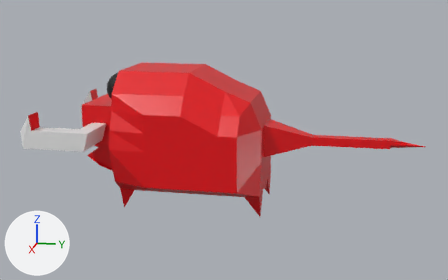
What one commit did to the Blender file Blender Assets/Characters/piggeh.blend.
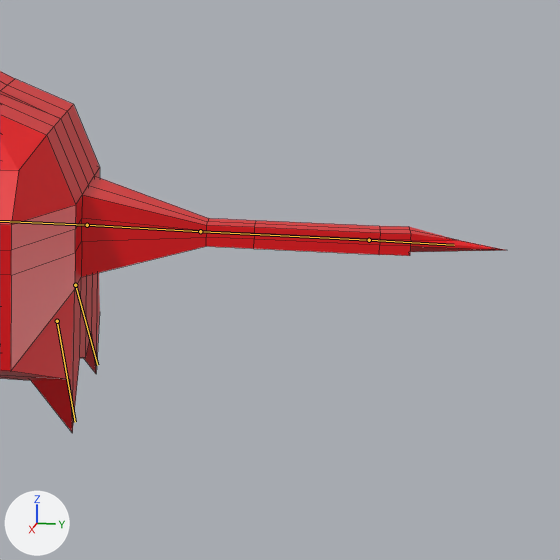
Each version is shown whole from a camera (50 mm lens) standing at (3.105, 0.758, 1.123) and looking at (0.011, 0.14, 0.35), then close up on the part from 52% to 100% of the width and 18% to 95% of the height. Lighting does not change. The marker at lower left points along +X, +Y and +Z. Both versions are drawn at frame 0 of the action 'Attack'; the numbers are the values there. The bones that bend it are drawn over the model as lines in the close-ups. The close-ups show mesh edges as thin lines.
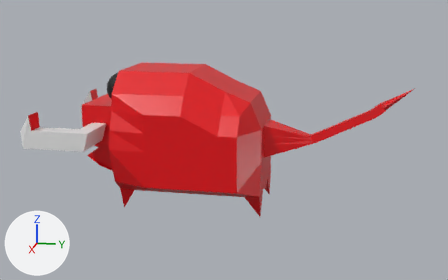
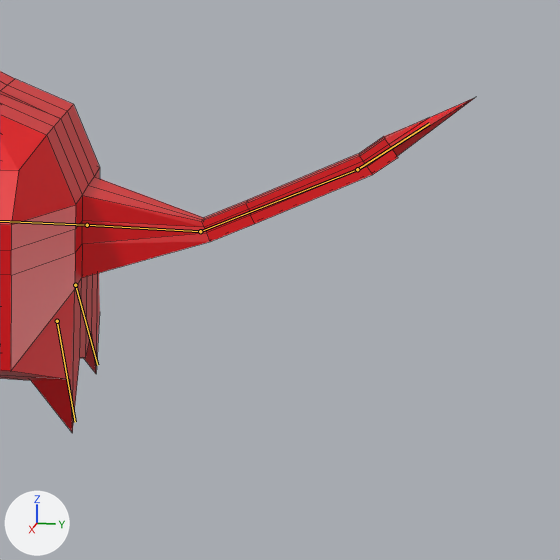
Boxes (x1, y1, x2, y2) around the edits, measured in the close-ups (560 x 560 px):
'Cube', posed: before (0, 71, 503, 433); after (0, 71, 474, 433)
bone 'Tail1', root to tip: before (200, 231) to (369, 240); after (200, 231) to (357, 169)
bone 'Tail2', root to tip: before (369, 240) to (454, 245); after (357, 169) to (429, 123)

What the commit changed:
Bone 'Tail1' (bone_tail1) moves from (0.0, 0.0, 0.0) to (-0.063, -0.198, -0.447).
Bone 'Tail1' (bone_tail1) turns from (0, 0, 0) to (-25, -5, 0) degrees about its own x, y and z.
Bone 'Tail2' (bone_tail2) moves from (0.0, 0.0, 0.0) to (0.0, 0.161, -0.189).
Bone 'Tail2' (bone_tail2) turns from (0, 0, 0) to (-12, 0, 0) degrees about its own x, y and z.
